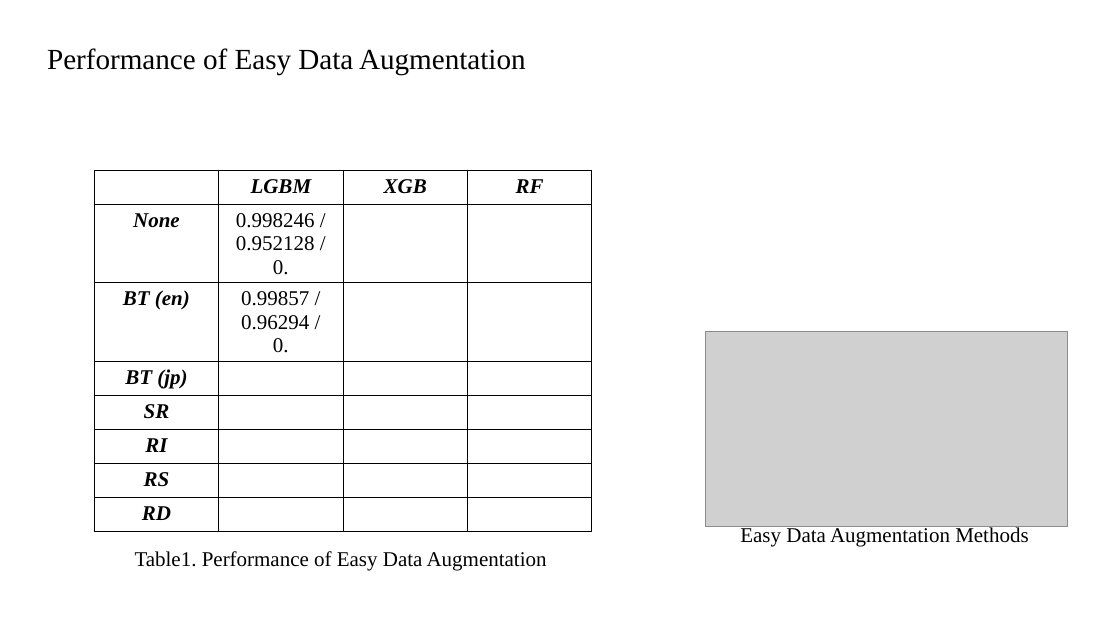
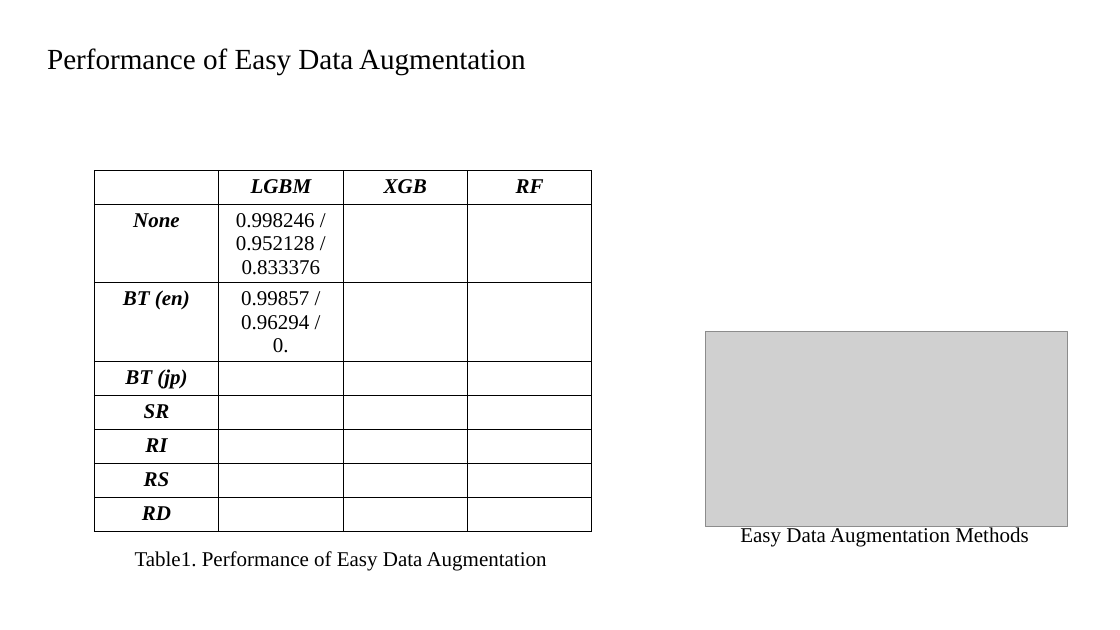
Before and after one commit to BOAZ-ADV/phishing-bum, a slide deck: slide 1 of result/diagram.pptx. Drawn at 1120x630 pixels with LibreOffice and Linux fonts; fonts in the diff are those of the drawing; grey boxes stand for pictures. Boxes give left, top, right and bottom in pixels: in the first picture for what was removed or moved away, otherwise in the second. Text is boxed around its words. In the diff, an @@ line names an element or a change of style, - is before the commit and + after.

```diff
--- a/result/diagram.pptx
+++ b/result/diagram.pptx
@@ table at bbox=[94, 171, 592, 543] @@
-row 2, column 2: 0.998246 / / 0.952128 / / 0.
+row 2, column 2: 0.998246 / / 0.952128 / / 0.833376
```
Also in this commit, not shown: 1 other slide changed, 4 other files.
